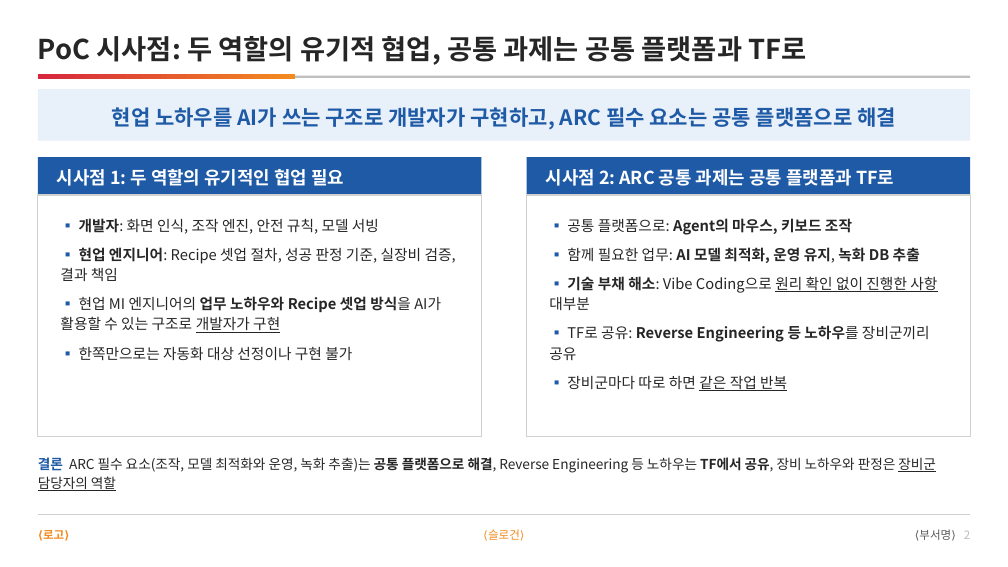
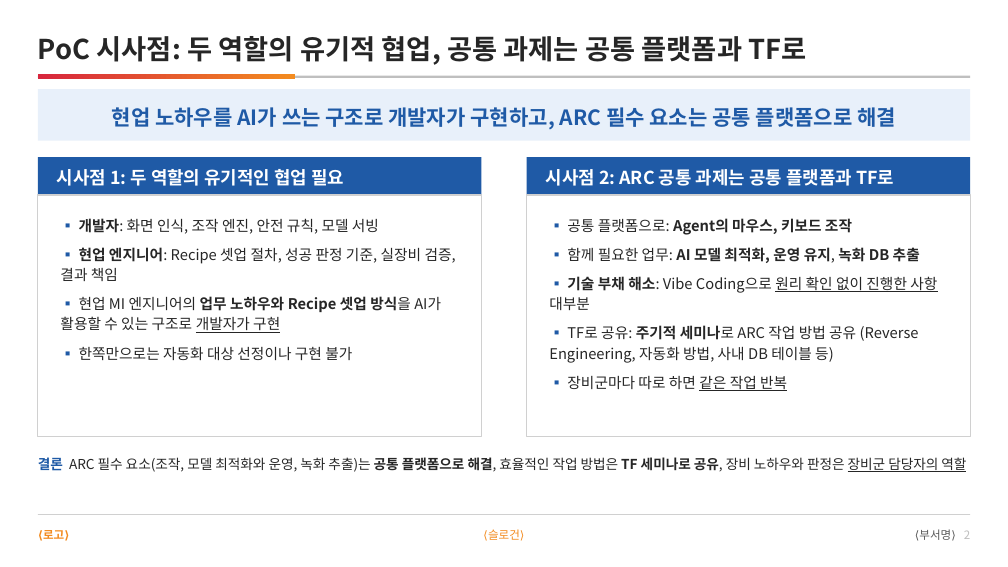
Before and after one commit to DarrenKoi/pm_notes, a slide deck: slide 2 of my-task/arc-tf/deliverables/arc-tf-exec-summary.pptx. Drawn at 1008x567 pixels with LibreOffice and Linux fonts; fonts in the diff are those of the drawing. Boxes give left, top, right and bottom in pixels: in the first picture for what was removed or moved away, otherwise in the second. Text is boxed around its words. In the diff, an @@ line names an element or a change of style, - is before the commit and + after.

```diff
--- a/my-task/arc-tf/deliverables/arc-tf-exec-summary.pptx
+++ b/my-task/arc-tf/deliverables/arc-tf-exec-summary.pptx
@@ text at [549, 325, 919, 363]: text changed; bold off @@
-▪ TF로 공유: Reverse Engineering 등 노하우를 장비군끼리 공유
+▪ TF로 공유: 주기적 세미나로 ARC 작업 방법 공유 (Reverse Engineering, 자동화 방법, 사내 DB 테이블 등)
@@ text at [38, 457, 966, 472]: text changed @@
-결론 ARC 필수 요소(조작, 모델 최적화와 운영, 녹화 추출)는 공통 플랫폼으로 해결, Reverse Engineering 등 노하우는 TF에서 공유, 장비 노하우와 판정은 장비군 담당자의 역할
+결론 ARC 필수 요소(조작, 모델 최적화와 운영, 녹화 추출)는 공통 플랫폼으로 해결, 효율적인 작업 방법은 TF 세미나로 공유, 장비 노하우와 판정은 장비군 담당자의 역할
```
Also in this commit, not shown: 12 other files.
